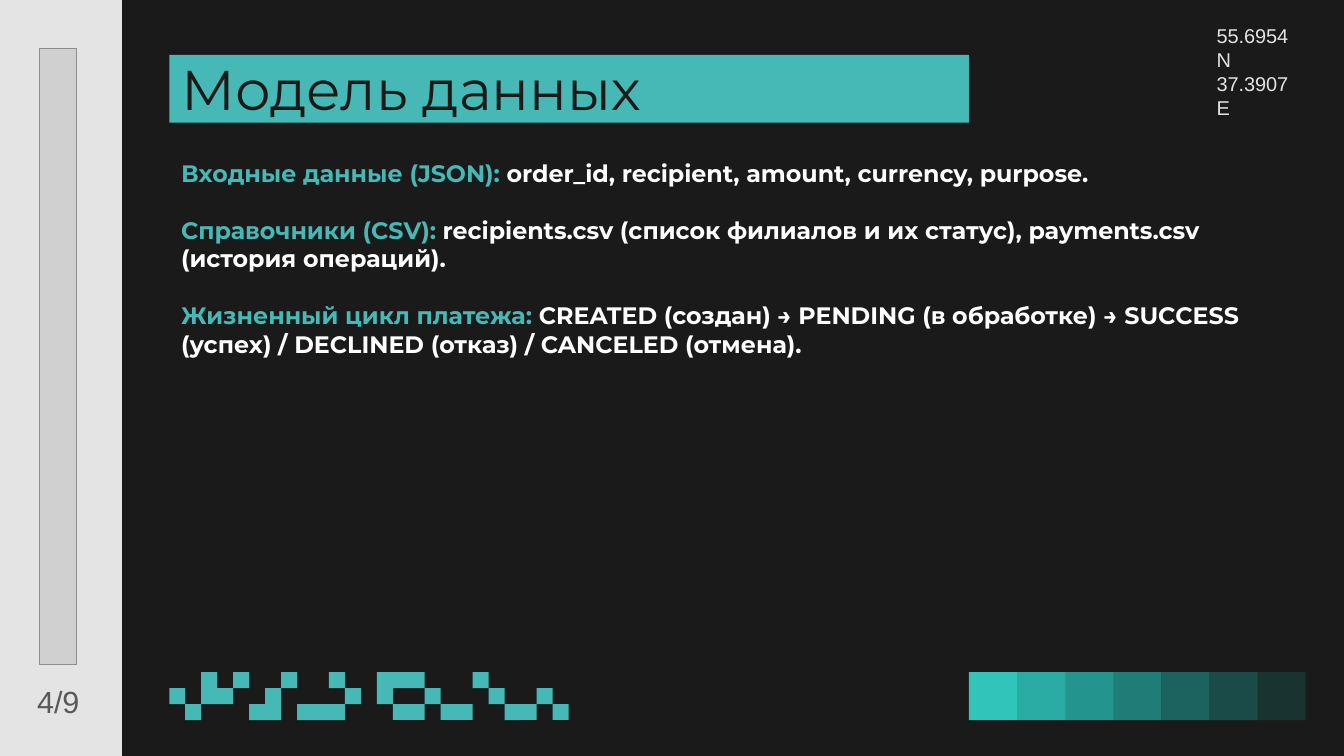
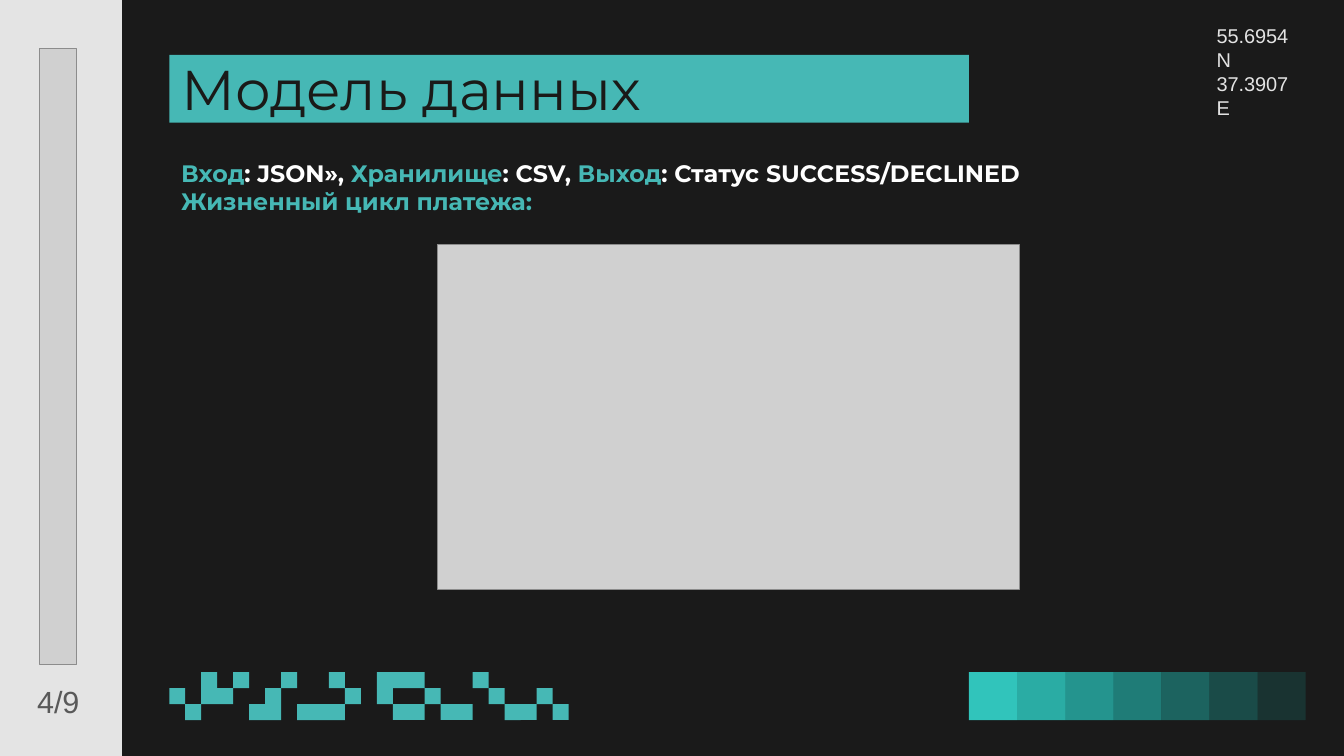
Before and after one commit to annasirobokova82-web/team_1_case_1, a slide deck: slide 4 of 06_презентация_и_приложение/Презентация.pptx. Drawn at 1344x756 pixels with LibreOffice and Linux fonts; fonts in the diff are those of the drawing; grey boxes stand for pictures; background and template pictures are left out. Boxes give left, top, right and bottom in pixels: in the first picture for what was removed or moved away, otherwise in the second. Text is boxed around its words. In the diff, an @@ line names an element or a change of style, - is before the commit and + after.

```diff
--- a/06_презентация_и_приложение/Презентация.pptx
+++ b/06_презентация_и_приложение/Презентация.pptx
@@ text at [181, 162, 1020, 213]: text changed; text colour #FFFFFF to #46B8B5 @@
-Входные данные (JSON): order_id, recipient, amount, currency, purpose.
-Справочники (CSV): recipients.csv (список филиалов и их статус), payments.csv (история операций).
-Жизненный цикл платежа: CREATED (создан) → PENDING (в обработке) → SUCCESS (успех) / DECLINED (отказ) / CANCELED (отмена).
+Вход: JSON», Хранилище: CSV, Выход: Статус SUCCESS/DECLINED
+Жизненный цикл платежа:
@@ picture added at [438, 244, 1019, 589] @@
```
Also in this commit, not shown: 4 other slides changed, 6 other files.
